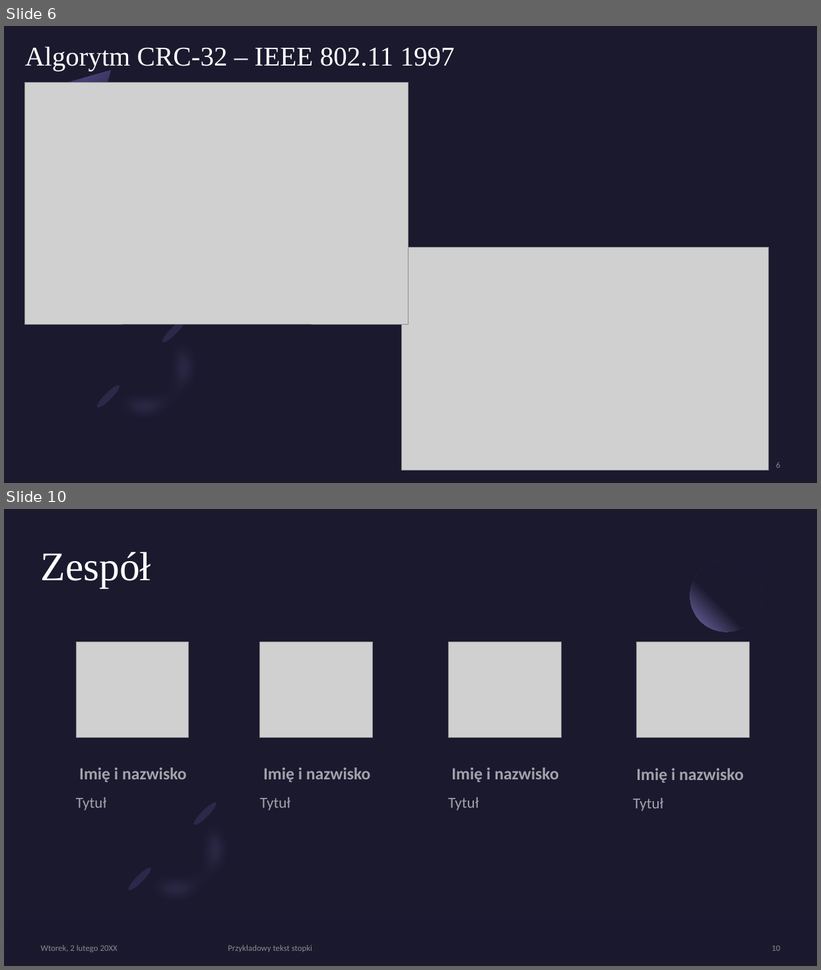
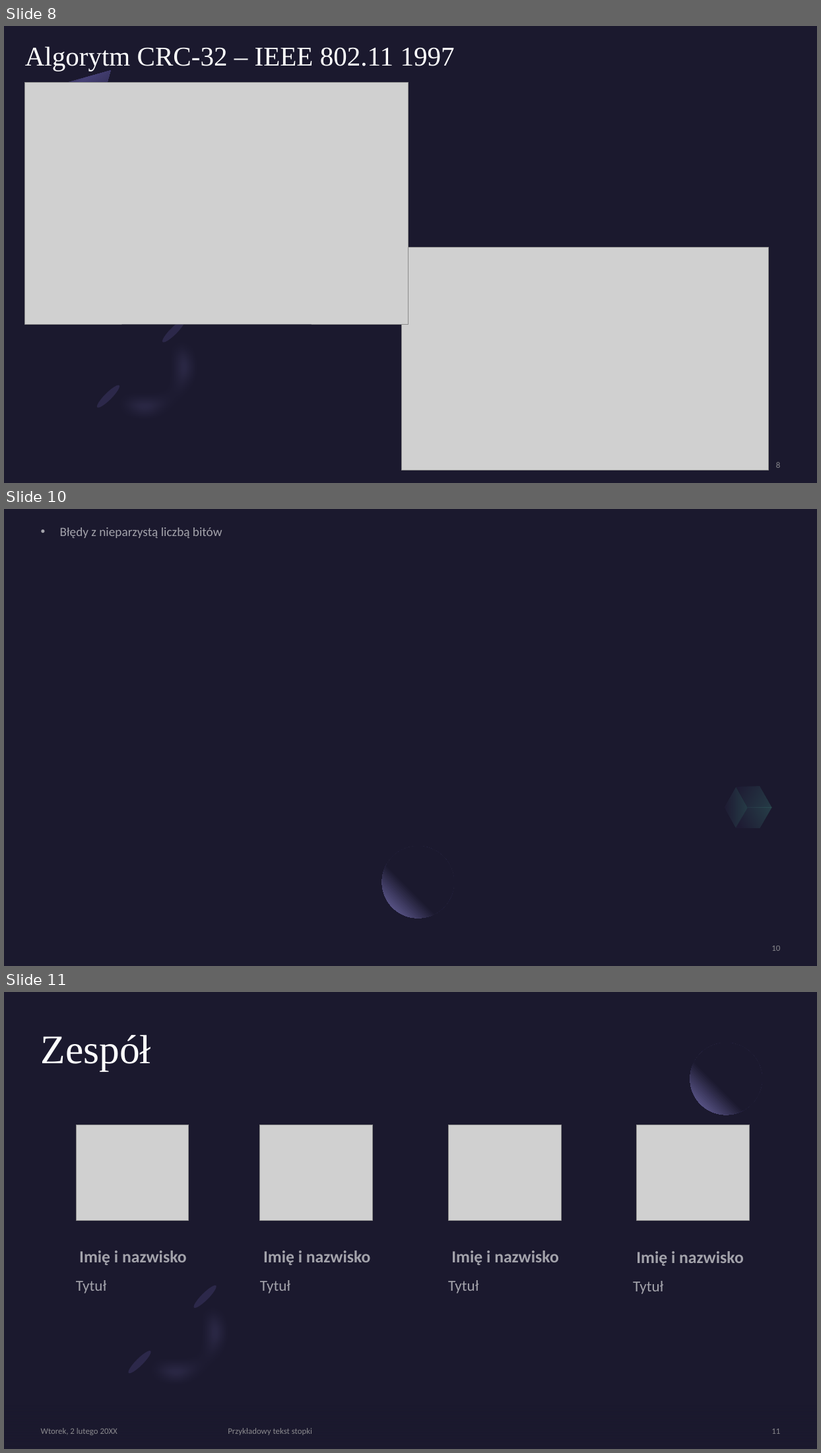
Before and after one commit to Kindly000/kik_project_CRC32, a slide deck: Implementacja kodu wielomianowego CRC-32 – IEEE 802-3.pptx. Shown one above the other, each under a label of ours: slides 6 and 10 before the commit, slides 8, 10 and 11 after it; the slides between them are not shown. The pictures are 821x970 and 821x1453 pixels, drawn with LibreOffice and Linux fonts; fonts in the diff are those of the drawing; grey boxes stand for pictures. Boxes give left, top, right and bottom in pixels: in the first picture for what was removed or moved away, otherwise in the second. Text is boxed around its words. In the diff, an @@ line names an element or a change of style, - is before the commit and + after.

```diff
--- a/Implementacja kodu wielomianowego CRC-32 – IEEE 802-3.pptx
+++ b/Implementacja kodu wielomianowego CRC-32 – IEEE 802-3.pptx
@@ slide 10 added at (x1=4, y1=509, x2=817, y2=966), background #1B192E @@
@@ text added at (x1=60, y1=527, x2=222, y2=538), 15 pt, text #FFFFFF at 60% opacity @@
+• Błędy z nieparzystą liczbą bitów
@@ freeform shape added at (x1=730, y1=776, x2=778, y2=819), fill gradient #2C284A to #5BEFC1 @@
@@ freeform shape added at (x1=719, y1=787, x2=754, y2=828), fill gradient #2C284A to #5BEFC1 @@
@@ freeform shape added at (x1=736, y1=797, x2=772, y2=839), fill gradient #2C284A to #5BEFC1 @@
@@ ellipse added at (x1=382, y1=846, x2=454, y2=918), fill gradient #1B192E to #7771B2 @@
@@ page number added at (x1=772, y1=946, x2=780, y2=951), 10 pt, text #A6A6A6 at 80% opacity @@
+10
@@ what was slide 6 is now slide 8 @@
@@ what was slide 10 is now slide 11 @@
@@ page number at (x1=772, y1=1429, x2=780, y2=1434): text changed @@
-10
+11
```
Also in this commit, not shown: 3 slides changed, 2 other slides added, 2 slides removed.
